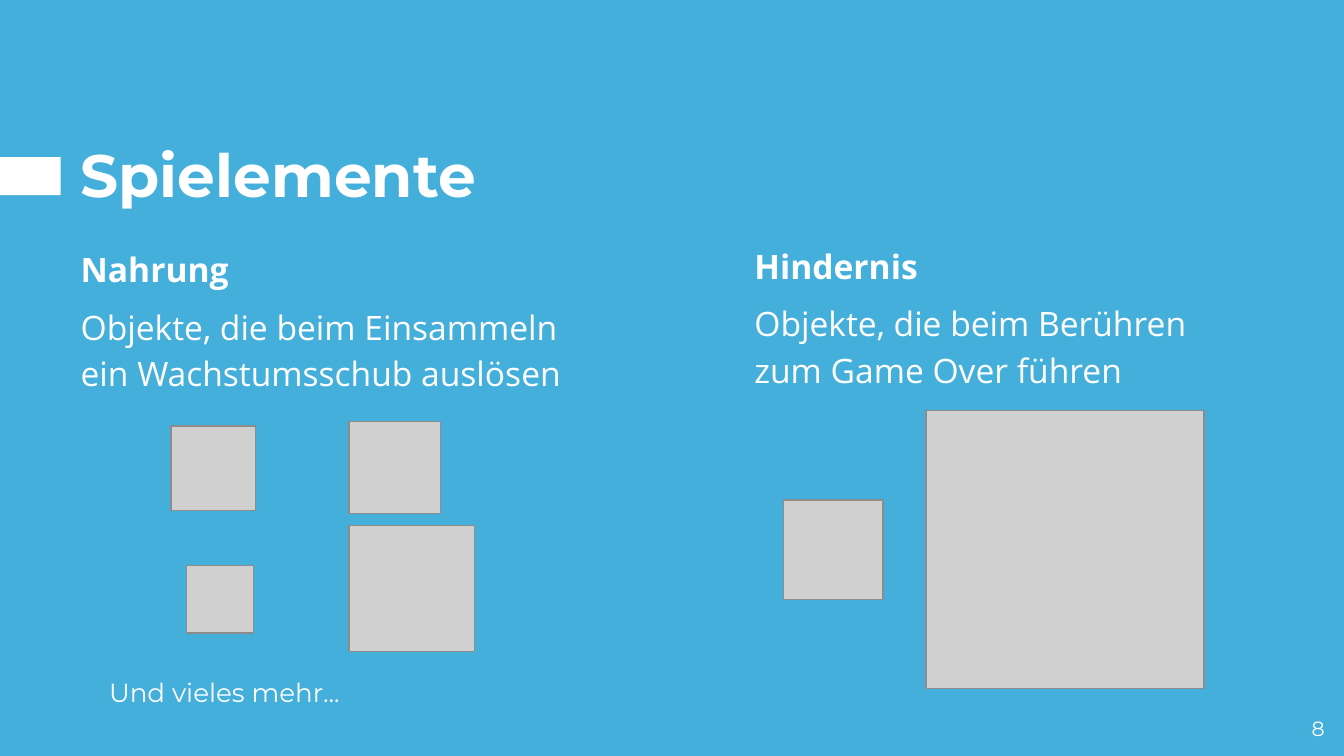
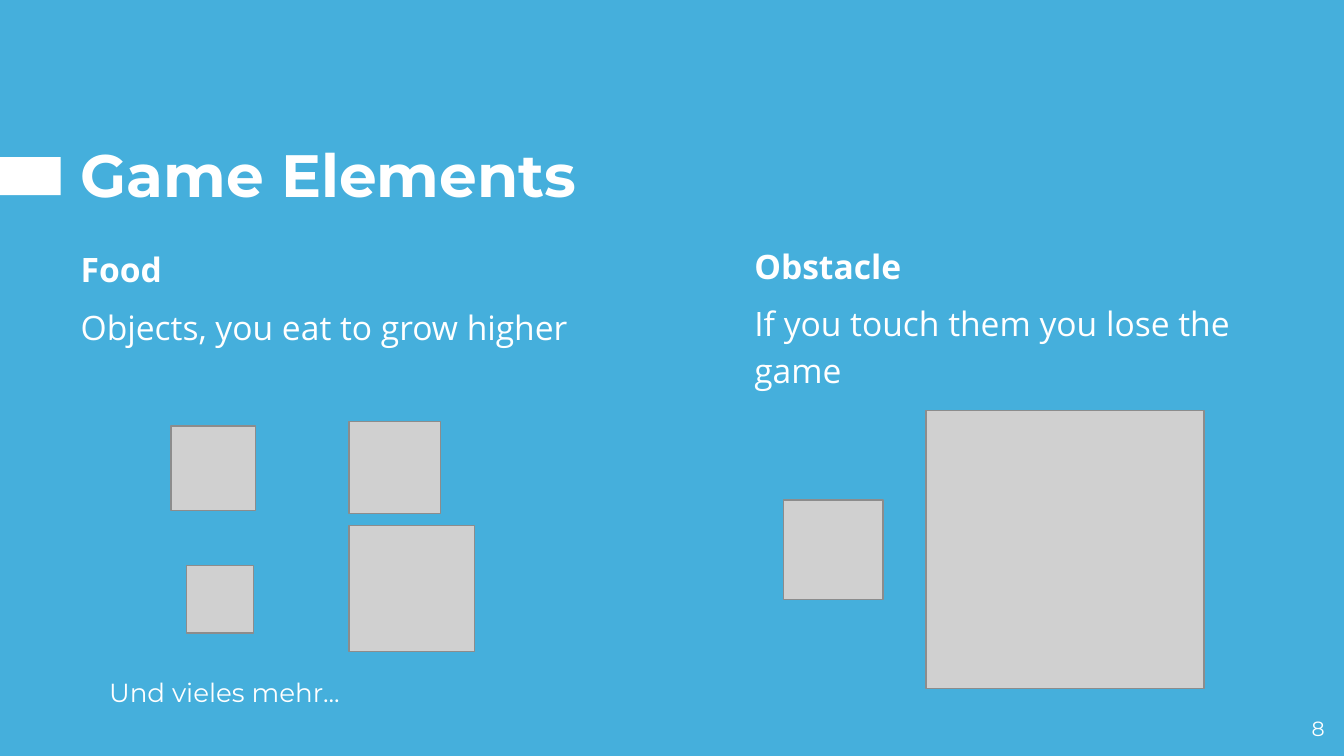
Before and after one commit to hakrrr/Giranimo, a slide deck: slide 8 of Presentation/Pitch.pptx. Drawn at 1344x756 pixels with LibreOffice and Linux fonts; fonts in the diff are those of the drawing; grey boxes stand for pictures. Boxes give left, top, right and bottom in pixels: in the first picture for what was removed or moved away, otherwise in the second. Text is boxed around its words. In the diff, an @@ line names an element or a change of style, - is before the commit and + after.

```diff
--- a/Presentation/Pitch.pptx
+++ b/Presentation/Pitch.pptx
@@ title at <box>81,152,576,198</box>: text changed @@
-Spielemente
+Game Elements
@@ text at <box>81,256,568,348</box>: text changed @@
-Nahrung
-Objekte, die beim Einsammeln ein Wachstumsschub auslösen
+Food
+Objects, you eat to grow higher
@@ text at <box>754,253,1229,391</box>: text changed @@
-Hindernis
-Objekte, die beim Berühren zum Game Over führen
+Obstacle
+If you touch them you lose the game
```
Also in this commit, not shown: 16 other slides changed.
